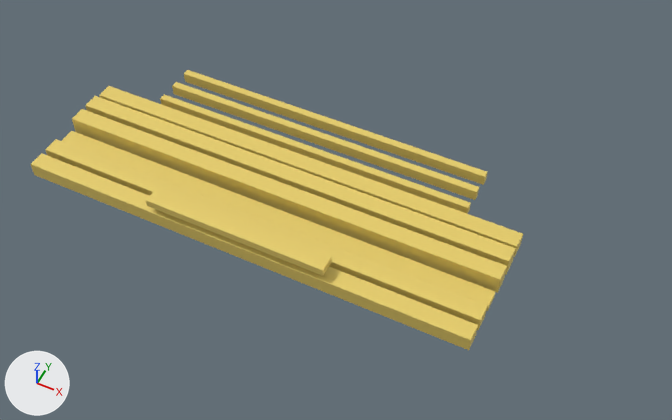
The glTF model glb/bed5.glb as it was, and as the next commit left it.
The view is the same before and after, from a camera (50 mm lens) standing at (1.72, -2.86, 3.52) and looking at (0.32, -0.05, 0.02). Every picture has the same lights, and +X, +Y and +Z are marked at lower left. Where no turn or scale is listed for an object, it has been applied to the vertices.

Names of what the first picture shows: 'beam1.5', 'beam1.7', 'beam2.5', 'girder1.1', 'girder1.2', 'girder1.3', 'girder2.1', 'girder2.2', 'guide1.1', 'guide1.2', 'guide1.3', 'guide2.2'.
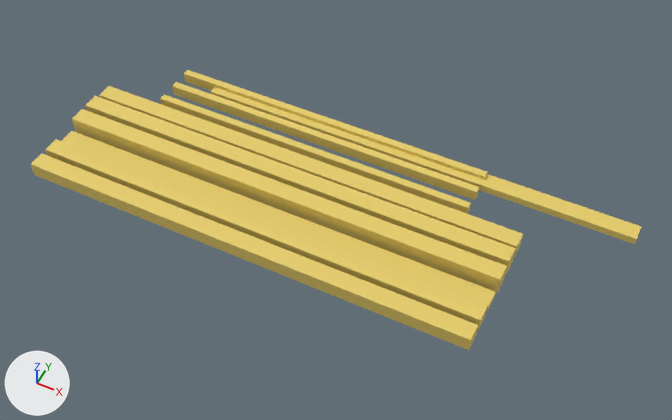
The change, as a diff of the scene's bpy script:
```diff
--- a/glb/bed5.glb.py
+++ b/glb/bed5.glb.py
@@ ob_girder2_1 @@
 ob_girder2_1 = bpy.data.objects.new('girder2.1', me_立方体_034)
-ob_girder2_1.location = (0.0, -0.24, 0.02)
+ob_girder2_1.location = (0.505, 0.46, 0.02)
@@ ob_girder2_2 @@
 ob_girder2_2 = bpy.data.objects.new('girder2.2', me_立方体_035)
-ob_girder2_2.parent = ob_girder2
-ob_girder2_2.location = (0.0, 0.0, 0.04)
+ob_girder2_2.parent = ob_girder1
+ob_girder2_2.location = (0.0, 0.24, 0.02)
 ob_girder2_2.rotation_euler = (1.571, 0.0, 0.0)  # degrees (90, 0, 0)
-ob_girder2_2.scale = (0.485, 0.02, 0.045)
+ob_girder2_2.scale = (1.22, 0.02, 0.045)
```

Changed parts and their boxes (x1, y1, x2, y2) in the pictures (672 x 420 px):
'girder2.1', moved: before (62, 131, 495, 311); after (211, 87, 641, 244)
'girder2.2', moved, rescaled (132% wider, 103% taller): before (146, 188, 332, 276); after (62, 131, 495, 311)
'guide2.3', unchanged, covered by the edit: before (184, 78, 487, 185); after (184, 78, 213, 91)
